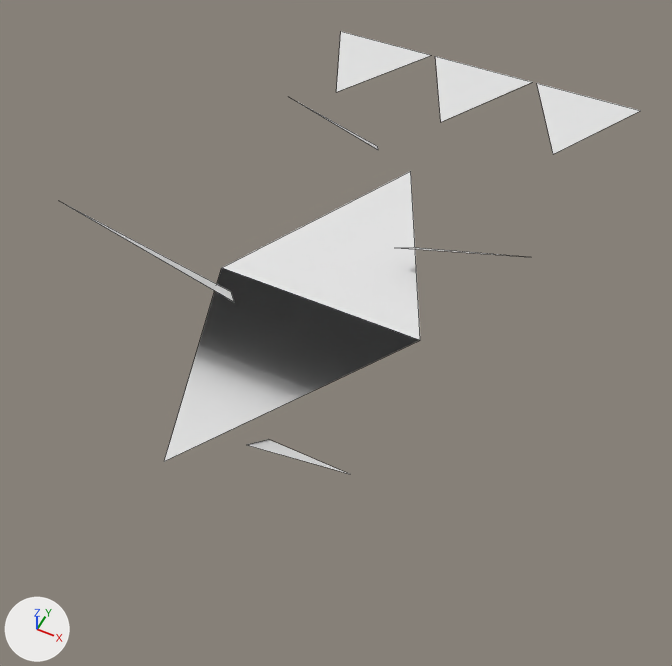
What one commit did to the OBJ model GameData/Meshes/Designs/voidborn/voidborn_carrier_mk3_44.obj.
Rendered twice from a 50 mm lens placed at (4.36, -8.12, 9.65), pointed at (0.46, -0.33, -0.09). The axes (+X, +Y, +Z) are drawn at lower left. The lights are the same throughout. The picture after the commit comes second. Mesh edges are drawn as thin lines. Where no turn or scale is listed for an object, it has been applied to the vertices. Vertices at exactly the same position are counted once.

The first picture shows 'voidborn_carrier_mk3_44'.
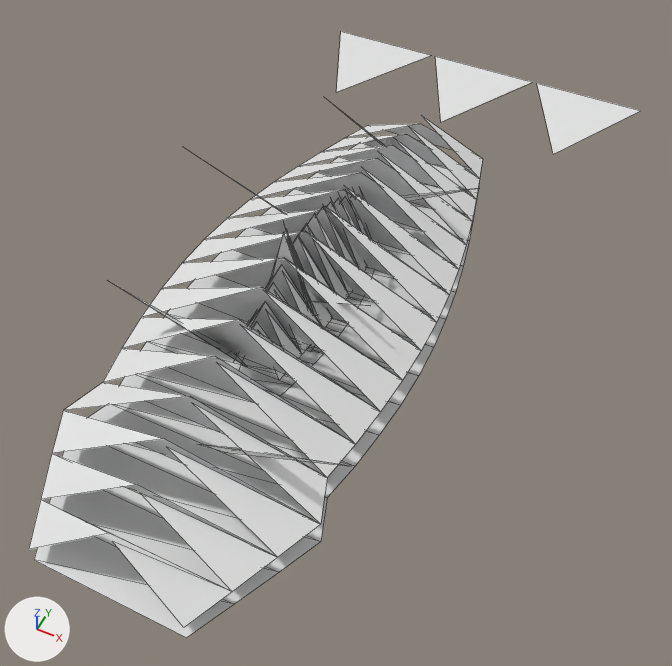
Boxes [x1, y1, x2, y2] around the edits, measured in the pictures (672 x 666 px):
'voidborn_carrier_mk3_44', reshaped (6% wider, 37% taller)
    before: [65, 31, 641, 474]
    after: [29, 31, 641, 638]
part 1 of me_voidborn_carrier_mk3_44, rebuilt (77% wider, 76% taller)
    before: [164, 171, 420, 461]
    after: [29, 115, 482, 627]
part 2 of me_voidborn_carrier_mk3_44, deleted
    before: [293, 99, 378, 150]
part 3 of me_voidborn_carrier_mk3_44, deleted
    before: [407, 248, 524, 257]
part 4 of me_voidborn_carrier_mk3_44, deleted
    before: [65, 204, 234, 302]
part 5 of me_voidborn_carrier_mk3_44, deleted
    before: [248, 440, 349, 474]
part 6 of me_voidborn_carrier_mk3_44, added
    after: [34, 97, 479, 638]

The edits, one by one:
me_voidborn_carrier_mk3_44 is used by ob_voidborn_carrier_mk3_44; location (0.0, 0.0, 0.0).
me_voidborn_carrier_mk3_44 had 25 vertices, 9 faces and spanned x -3.36..2.95, y -3.71..6.71, z 0.0..1.42.
me_voidborn_carrier_mk3_44 now has 255 vertices, 196 faces and spans x -2.95..2.95, y -5.05..6.71, z 0.0..2.2.
me_voidborn_carrier_mk3_44 part 1: the loose piece of 4 vertices spanning x -1.6..1.6, y -3.71..3.34, z 0.0..0.9 is rebuilt with 66 vertices and now spans x -1.83..1.83, y -5.05..3.86, z 0.24..1.6.
me_voidborn_carrier_mk3_44 part 2: the loose piece of 3 vertices spanning x -2.0..-0.5, y 2.89..3.4, z 0.24..1.1 is deleted.
me_voidborn_carrier_mk3_44 part 3: the loose piece of 3 vertices spanning x 0.67..2.68, y 0.91..1.42, z 0.24..1.26 is deleted.
me_voidborn_carrier_mk3_44 part 4: the loose piece of 3 vertices spanning x -3.36..-0.84, y -1.07..-0.56, z 0.24..1.42 is deleted.
me_voidborn_carrier_mk3_44 part 5: the loose piece of 3 vertices spanning x 0.5..2.0, y -3.05..-2.53, z 0.24..1.1 is deleted.
Part 6, on me_voidborn_carrier_mk3_44:
166 vertices are added at x -2.17..2.17, y -5.05..3.86, z 0.0..2.2.
14 new vertices lie (0.68, 0.0, 0.0) away from vertices in x -0.34, y -1.71..1.43, z 0.0..0.65.
145 new faces join them.
